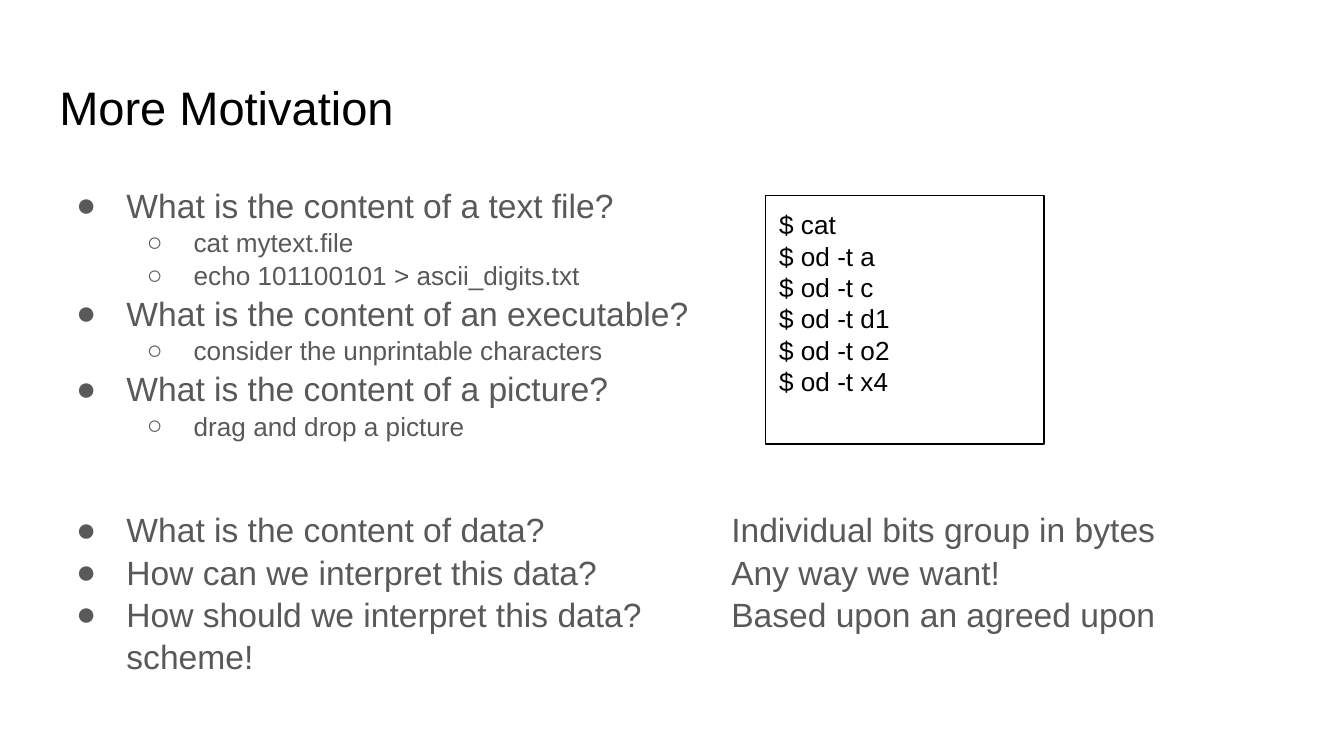
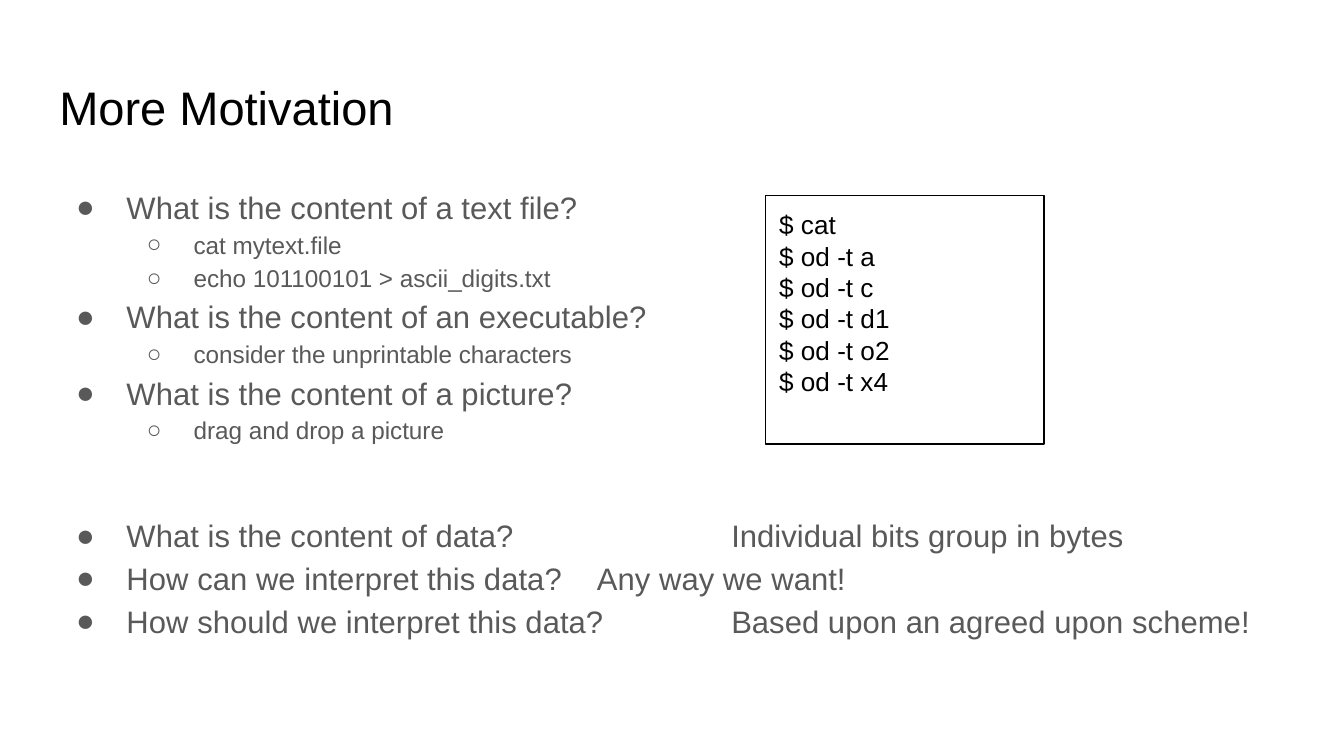
Before and after one commit to sgarcia0206/comp122-f23, a slide deck: slide 2 of format-encodings/slide_presentations/.hidden/base64-encoding.pptx. Drawn at 1344x756 pixels with LibreOffice and Linux fonts; fonts in the diff are those of the drawing. Boxes give left, top, right and bottom in pixels: in the first picture for what was removed or moved away, otherwise in the second. Text is boxed around its words. In the diff, an @@ line names an element or a change of style, - is before the commit and + after.

```diff
--- a/format-encodings/slide_presentations/.hidden/base64-encoding.pptx
+++ b/format-encodings/slide_presentations/.hidden/base64-encoding.pptx
@@ text "What is the content of ..." at <box>126,196,1250,639</box>: size 18 to 16.6 pt in "What is the content of a text ...", "What is the content of an executable?", "What is the content of a picture?", "What is the content of data? Individual ..." and 2 more places; size 14 to 12.9 pt in "cat mytext.file", "echo 101100101 > ascii_digits.txt", "consider the unprintable characters", "drag and drop a picture"; line spacing 1.05 to 1.15 @@
```
Also in this commit, not shown: 2 other slides changed, 1 other file.
